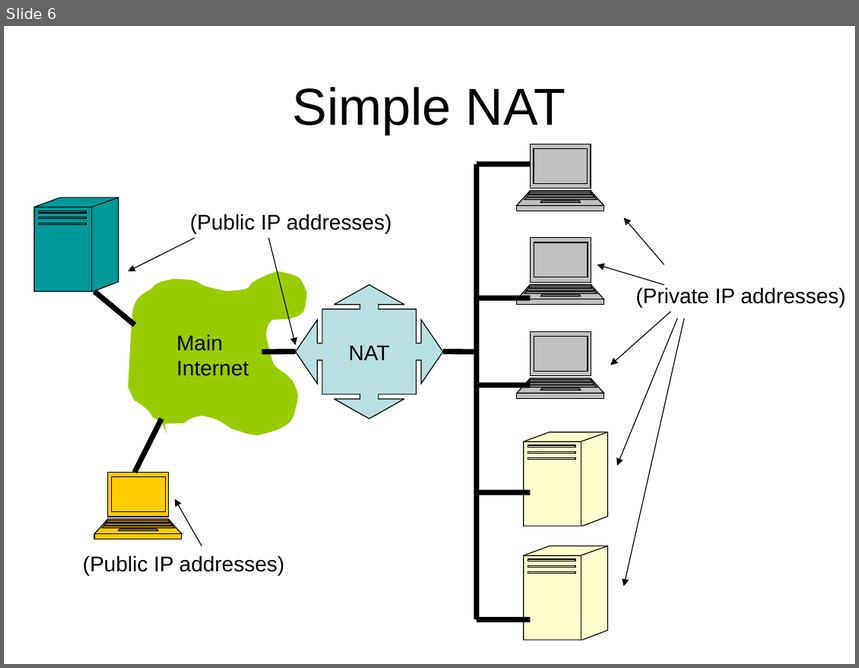
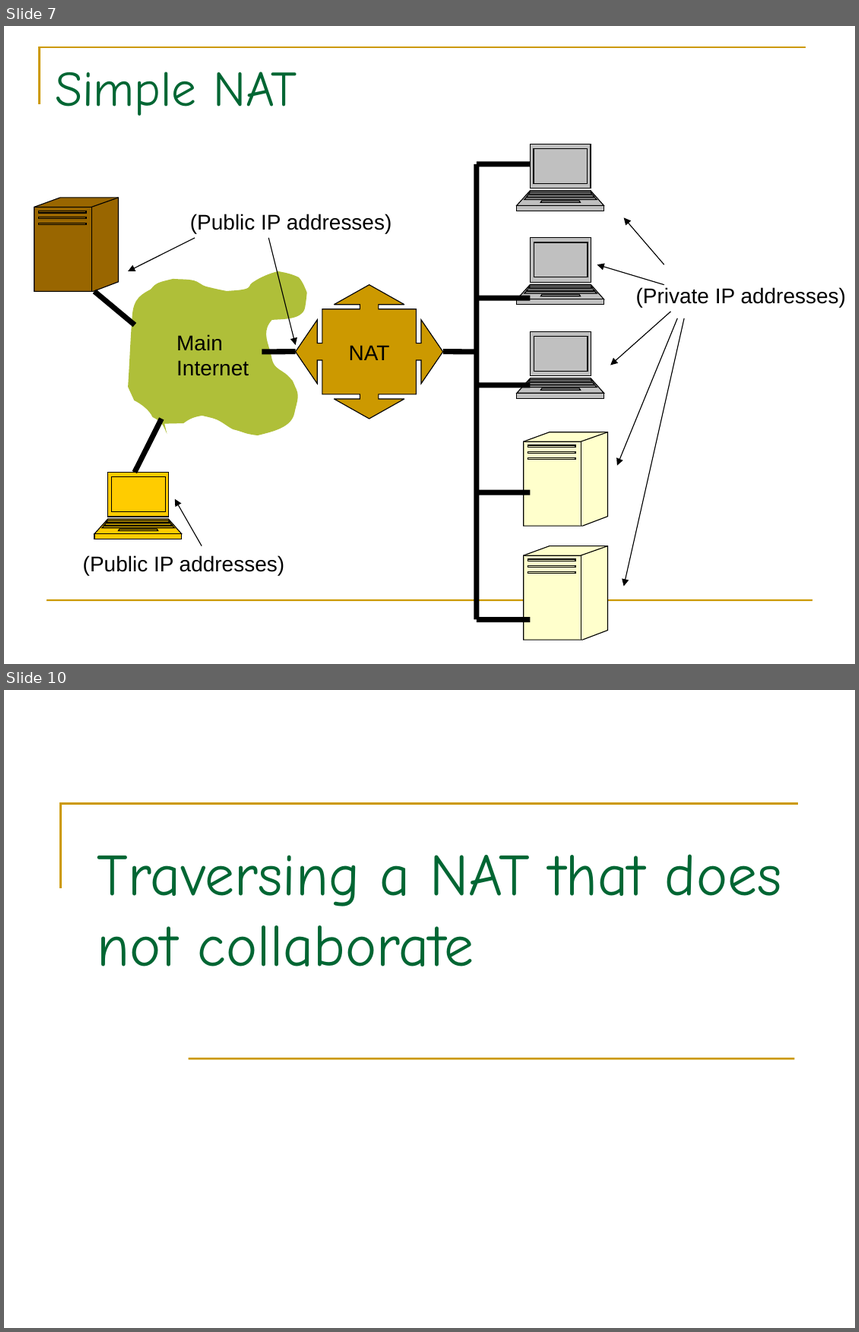
Before and after one commit to BackupTheBerlios/p2p-mentor, a slide deck: slide/nat-p2p.ppt. Shown one above the other, each under a label of ours: slide 6 before the commit, slides 7 and 10 after it; the slides between them are not shown. The pictures are 859x668 and 859x1332 pixels, drawn with LibreOffice and Linux fonts; fonts in the diff are those of the drawing. Boxes give left, top, right and bottom in pixels: in the first picture for what was removed or moved away, otherwise in the second. Text is boxed around its words. In the diff, an @@ line names an element or a change of style, - is before the commit and + after.

```diff
--- a/slide/nat-p2p.ppt
+++ b/slide/nat-p2p.ppt
@@ slide 10 added at <box>4,690,855,1328</box>, background #FFFFFF @@
@@ freeform shape added at <box>61,803,799,888</box>, outline #CC9900 2.01 pt @@
@@ title added at <box>97,854,782,967</box>, 50 pt, text #006633 @@
+Traversing a NAT that does not collaborate
@@ line added from (189, 1059) to (794, 1059), #CC9900 1.5 pt @@
@@ what was slide 6 is now slide 7 @@
@@ slide 7 changed as well @@
@@ freeform shape added at <box>40,47,806,104</box>, outline #CC9900 1.5 pt @@
@@ title "Simple NAT" at <box>55,72,297,116</box>: size 44 to 42 pt, font Arial to Comic Neue, text colour #000000 to #006633; alignment centre to left; vertical alignment middle to top @@
@@ freeform shape at <box>34,198,118,291</box>: fill #009999 to #996600 @@
@@ freeform shape at <box>129,271,307,436</box>: fill #99CC00 to #AFBF39 @@
@@ freeform shape "NAT" at <box>296,284,443,418</box>: fill #BBE0E3 to #CC9900 @@
@@ line added from (47, 601) to (813, 601), #CC9900 1.5 pt @@
```
Also in this commit, not shown: 35 other slides changed, 10 other slides added, 5 slides removed.
